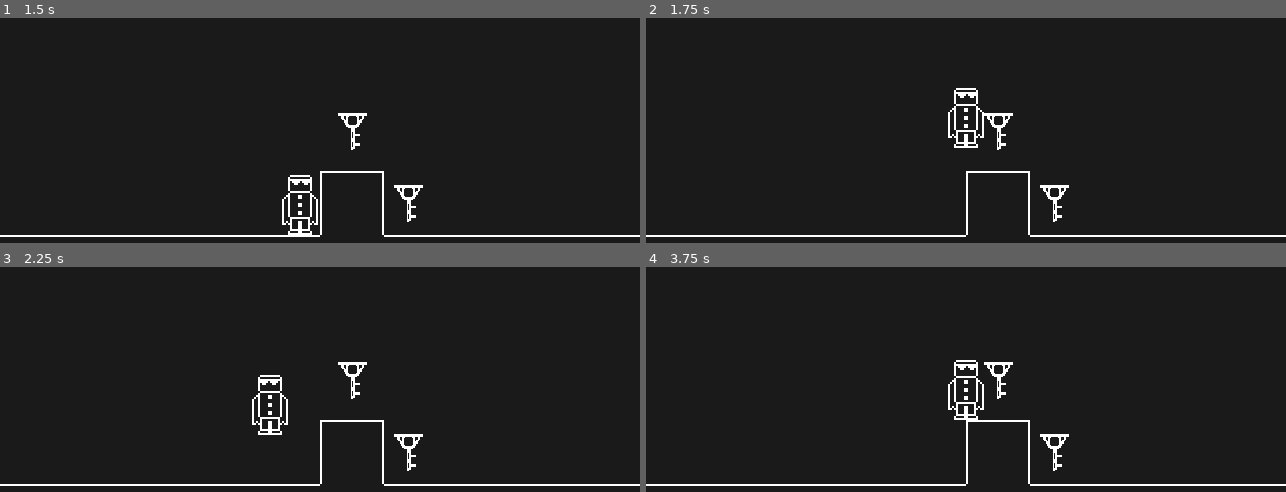
Above: before the commit, frames 1-4 (two rows, left to right).
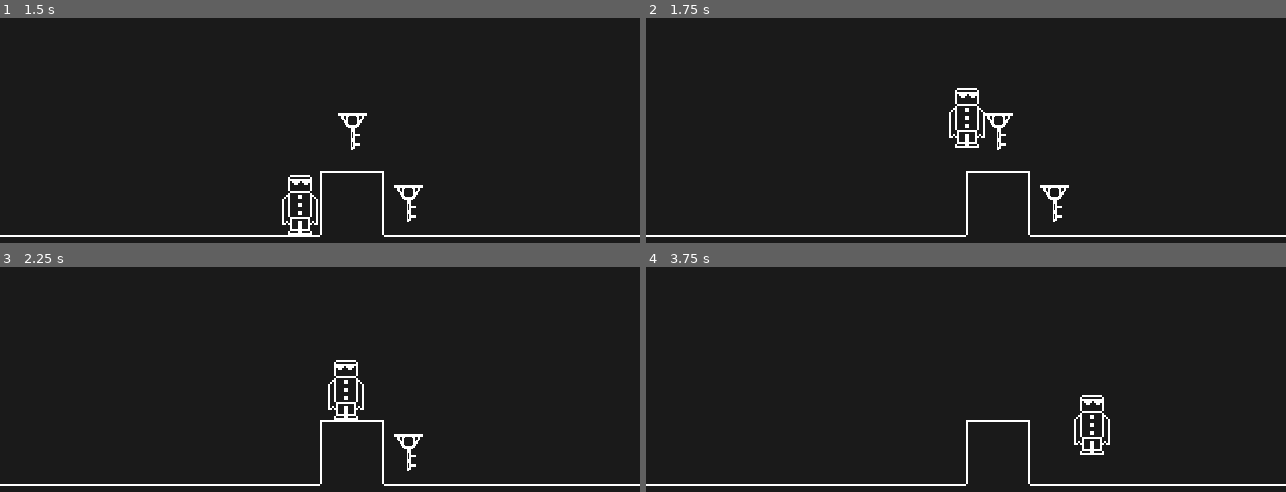
Above: after the commit, the same moments.

Repository: Kiel97/bialjam2019
Game: Godot game, scene res://Levels/Level.tscn
The game is run twice, just before and just after one commit, with the same random seed, the same clock (stepped at 60 frames per second) and the same inputs.
Inputs:
- Up to frame 1 (1.5 s): tap Enter at 0.5 s; hold Right (move_right) from 0.53 s (still down); tap Up (jump) at 0.77 s
- Up to frame 2 (1.75 s): keep holding Right (move_right); tap Up (jump) at 1.52 s
- Up to frame 3 (2.25 s): release Right (move_right) at 2.03 s; hold Left (move_left) from 2.03 s (still down)
- Up to frame 4 (3.75 s): release Left (move_left) at 2.78 s; hold Right (move_right) from 2.78 s (still down); tap Up (jump) at 3.02 s

Frame 1 is identical in both runs. In frame 2, 0.3% of the frame differs, in the area x 47-53%, y 31-58%; in frame 3, 1.1%; in frame 4, 1.4%, in the area x 47-73%, y 41-91%.

Commit message:
Added collecting keys

Diff:
--- a/Bialjam2019/Hero/Hero.gd
+++ b/Bialjam2019/Hero/Hero.gd
@@ -5,12 +5,11 @@
 const GRAVITY = 1000
 
 var velocity : Vector2 = Vector2()
+var keys_collected : int = 0
 
-# Called when the node enters the scene tree for the first time.
 func _ready() -> void:
-	pass # Replace with function body.
+	pass
 
-# Called every frame. 'delta' is the elapsed time since the previous frame.
 func _process(delta: float) -> void:
 	velocity.y += GRAVITY * delta
 	get_input()
@@ -31,3 +30,6 @@
 		$Sprite.flip_h = true
 	if jump and is_on_floor():
 		velocity.y = JUMP_SPEED
+
+func collect_key() -> void:
+	keys_collected += 1
--- a/Bialjam2019/Hero/Hero.tscn
+++ b/Bialjam2019/Hero/Hero.tscn
@@ -6,7 +6,9 @@
 [sub_resource type="RectangleShape2D" id=1]
 extents = Vector2( 10, 15 )
 
-[node name="Hero" type="KinematicBody2D"]
+[node name="Hero" type="KinematicBody2D" groups=[
+"player",
+]]
 script = ExtResource( 1 )
 __meta__ = {
 "_edit_group_": true
--- a/Bialjam2019/Key/Key.gd
+++ b/Bialjam2019/Key/Key.gd
@@ -1,4 +1,4 @@
-extends KinematicBody2D
+extends Area2D
 
 func _ready() -> void:
 	randomize()
@@ -7,3 +7,8 @@
 func choose_sprite() -> void:
 	var sprite_index : int = randi() % 3
 	$Sprite.region_rect = Rect2(32 * sprite_index, 0, 32, 32)
+
+func _on_Key_body_entered(body: PhysicsBody2D) -> void:
+	if body.is_in_group("player"):
+		body.collect_key()
+		queue_free()
--- a/Bialjam2019/Key/Key.tscn
+++ b/Bialjam2019/Key/Key.tscn
@@ -7,7 +7,7 @@
 radius = 6.0
 height = 12.0
 
-[node name="Key" type="KinematicBody2D"]
+[node name="Key" type="Area2D"]
 script = ExtResource( 1 )
 
 [node name="CollisionShape2D" type="CollisionShape2D" parent="."]
@@ -18,3 +18,4 @@
 texture = ExtResource( 2 )
 region_enabled = true
 region_rect = Rect2( 0, 0, 32, 32 )
+[connection signal="body_entered" from="." to="." method="_on_Key_body_entered"]
